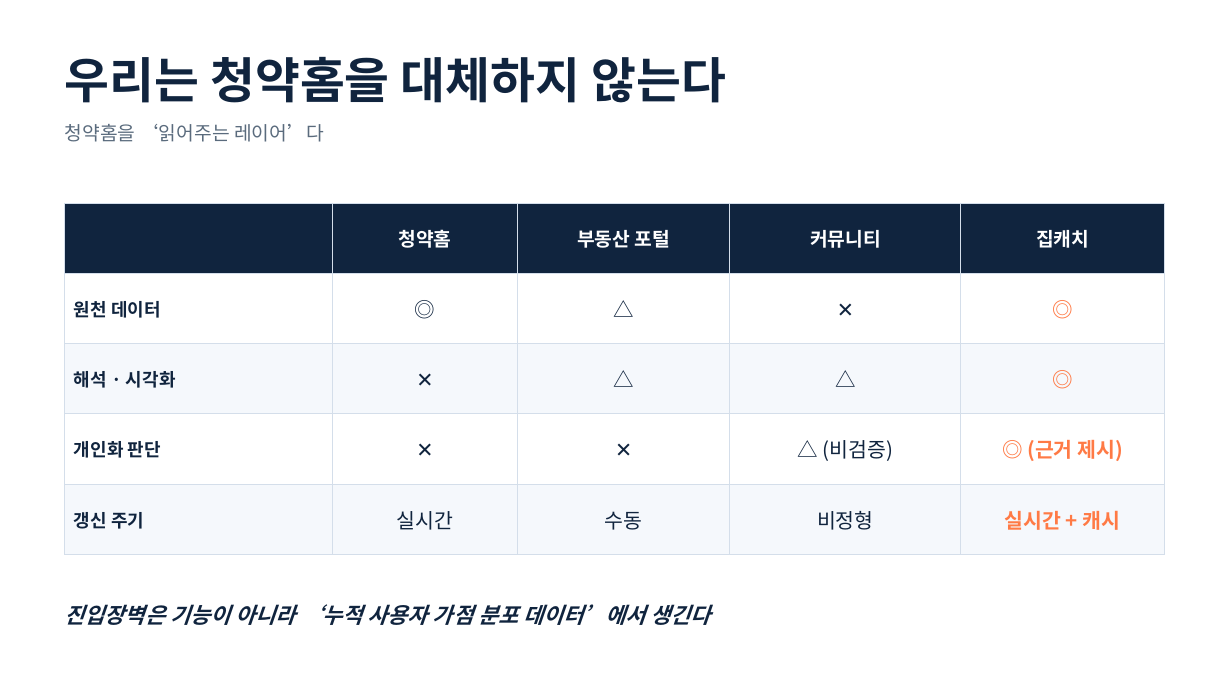
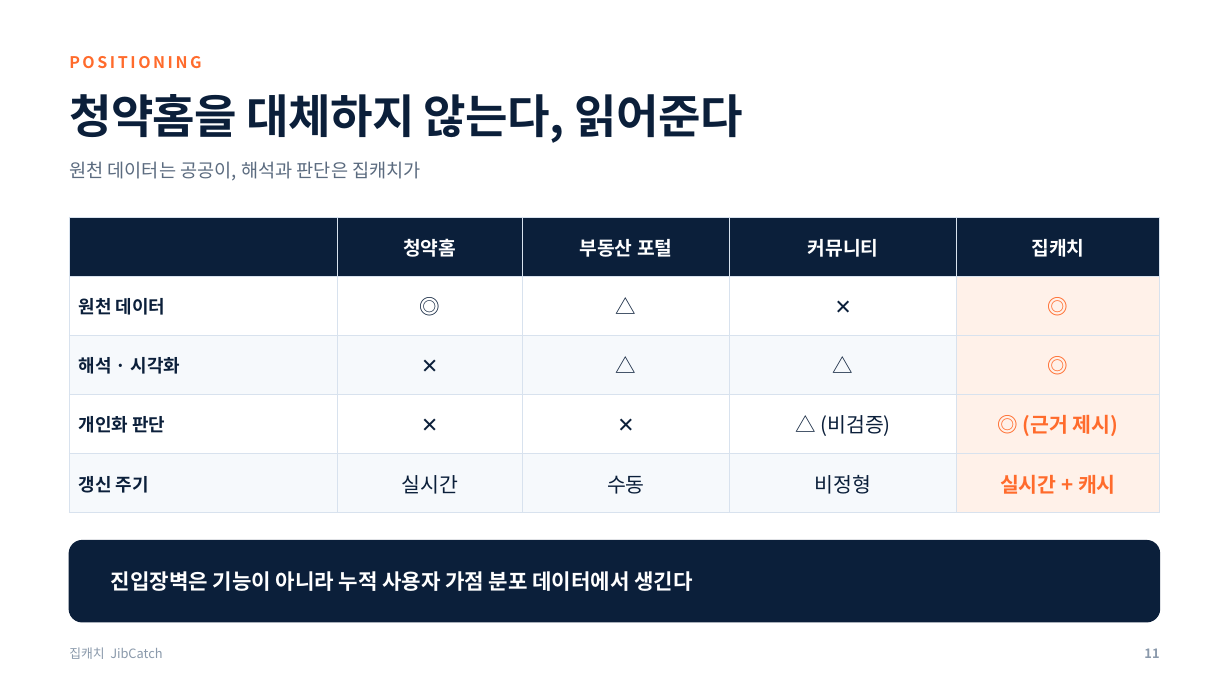
Before and after one commit to yubinxe/ch_insight, a slide deck: slide 15 of docs/presentation/집캐치_발표자료.pptx (slide 12 before the commit). Drawn at 1232x693 pixels with LibreOffice and Linux fonts; fonts in the diff are those of the drawing. Boxes give left, top, right and bottom in pixels: in the first picture for what was removed or moved away, otherwise in the second. Text is boxed around its words. In the diff, an @@ line names an element or a change of style, - is before the commit and + after.

```diff
--- a/docs/presentation/집캐치_발표자료.pptx
+++ b/docs/presentation/집캐치_발표자료.pptx
@@ text added at bbox=[69, 56, 201, 68], 12.5 pt, text #FF6B2C, bold @@
+POSITIONING
@@ text at bbox=[69, 94, 743, 143]: text changed; size 38 to 36 pt; text colour #10243E to #0B1F3A @@
-우리는 청약홈을 대체하지 않는다
+청약홈을 대체하지 않는다, 읽어준다
@@ text removed at bbox=[65, 124, 324, 142] @@
-청약홈을 ‘읽어주는 레이어’다
@@ text added at bbox=[69, 161, 421, 181], 14.5 pt, text #5B6B7F @@
+원천 데이터는 공공이, 해석과 판단은 집캐치가
@@ table at bbox=[69, 217, 1160, 498] @@
@@ fill #10243E to #0B1F3A in row 1 @@
@@ fill #FFFFFF to #FFF1E9 in 2 cells @@
@@ fill #F5F8FC to #F6F9FC in 8 cells @@
@@ fill #F5F8FC to #FFF1E9 in 2 cells @@
@@ text colour #10243E to #0B1F3A in "원천 데이터", "◎", "△", "✕" and 12 more places @@
@@ text colour #FF7A45 to #FF6B2C in "◎", "◎", "◎ (근거 제시)", "실시간 + 캐시" @@
@@ borders changed @@
@@ table: place and size @@
-table at bbox=[65, 203, 1165, 534]
+table at bbox=[69, 217, 1160, 498]
@@ rounded rectangle added at bbox=[69, 541, 1160, 622], fill #0B1F3A, outline #0B1F3A 1 pt @@
@@ text at bbox=[111, 571, 692, 591]: text changed; size 17 to 16.5 pt; text colour #10243E to #FFFFFF; italic off @@
-진입장벽은 기능이 아니라 ‘누적 사용자 가점 분포 데이터’에서 생긴다
+진입장벽은 기능이 아니라 누적 사용자 가점 분포 데이터에서 생긴다
@@ text added at bbox=[69, 647, 162, 659], 10 pt, text #8A99AB @@
+집캐치 JibCatch
@@ text added at bbox=[1144, 648, 1159, 658], 10 pt, text #8A99AB, bold @@
+11
```
Also in this commit, not shown: 13 other slides changed, 4 slides added, 3 other files.
